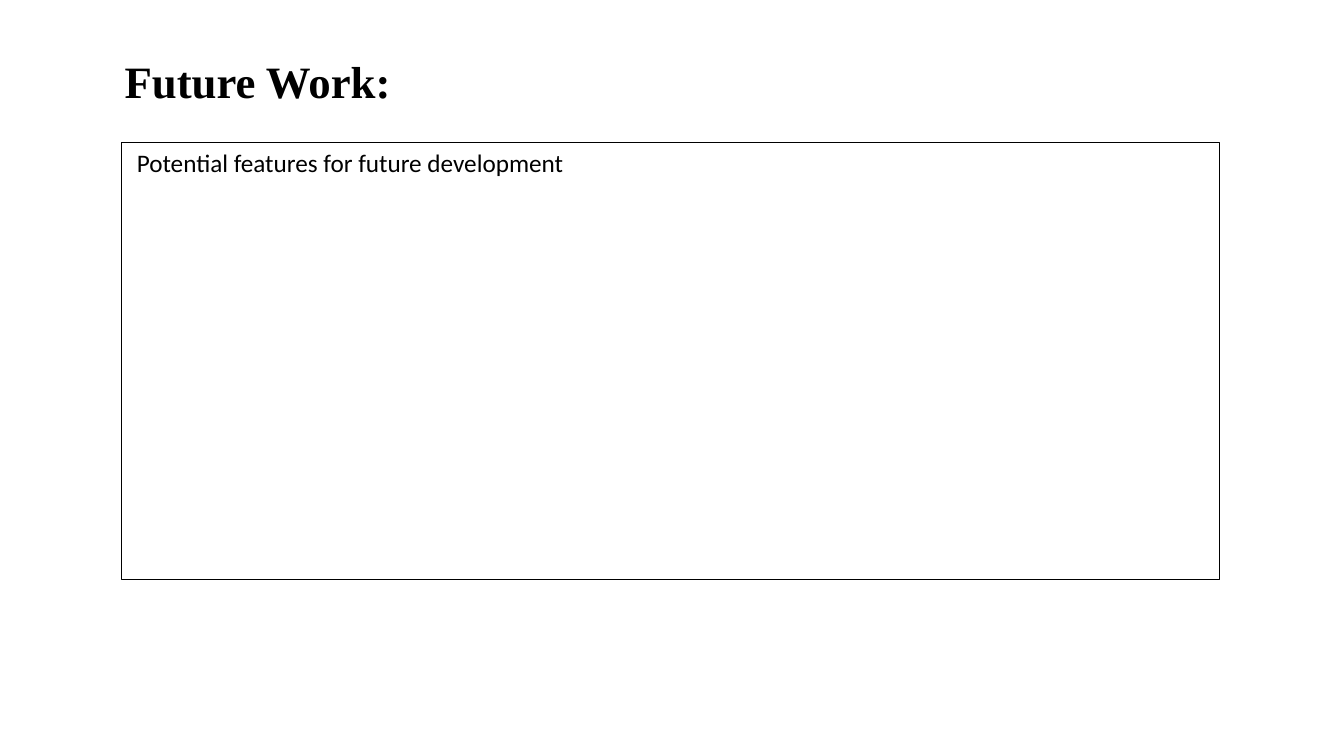
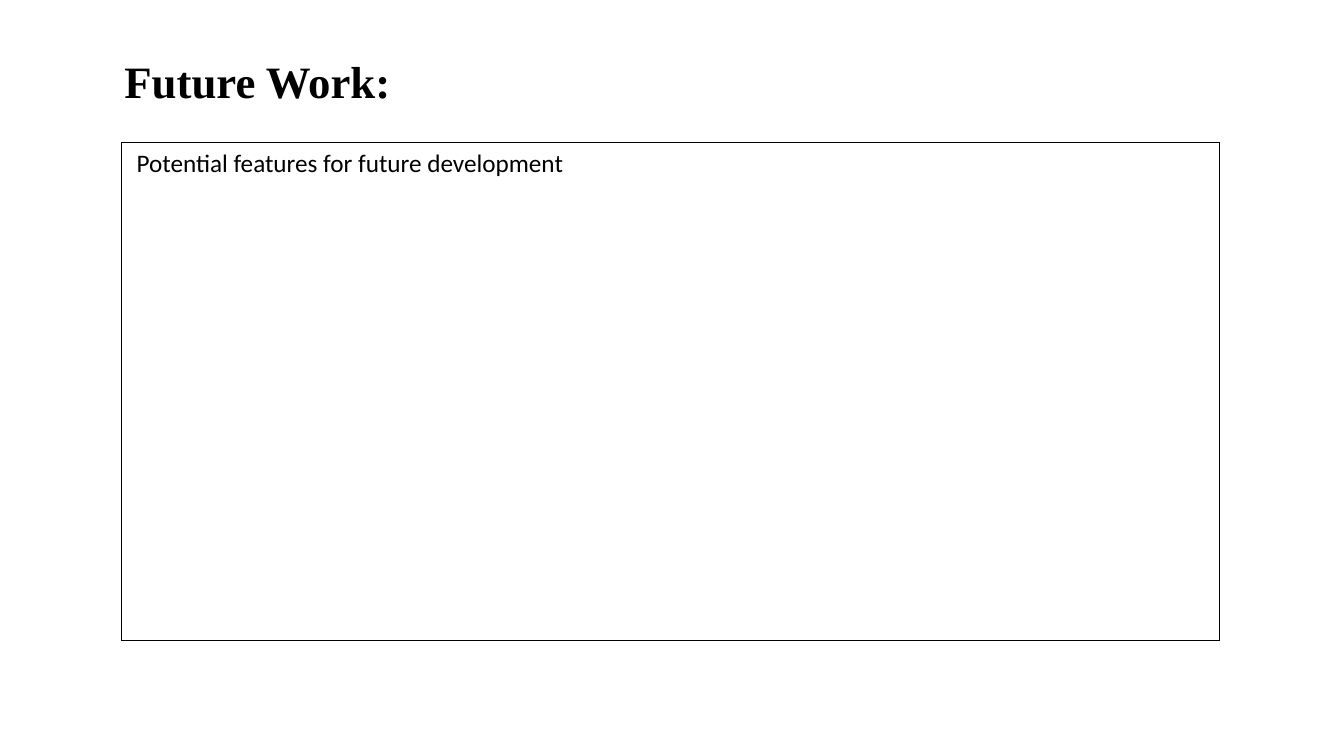
Before and after one commit to SURAJ-SHARMA27/odiapreneuroutr, a slide deck: slide 6 of public/template.pptx. Drawn at 1344x756 pixels with LibreOffice and Linux fonts; fonts in the diff are those of the drawing; background and template pictures are left out. Boxes give left, top, right and bottom in pixels: in the first picture for what was removed or moved away, otherwise in the second. Text is boxed around its words. In the diff, an @@ line names an element or a change of style, - is before the commit and + after.

```diff
--- a/public/template.pptx
+++ b/public/template.pptx
@@ rectangle "Potential features for future development": place and size @@
-rectangle "Potential features for future development" at box(121, 142, 1220, 580)
+rectangle "Potential features for future development" at box(121, 142, 1220, 641)
```
Also in this commit, not shown: 4 other slides changed, 2 slides added, 2 slides removed, 2 other files.
